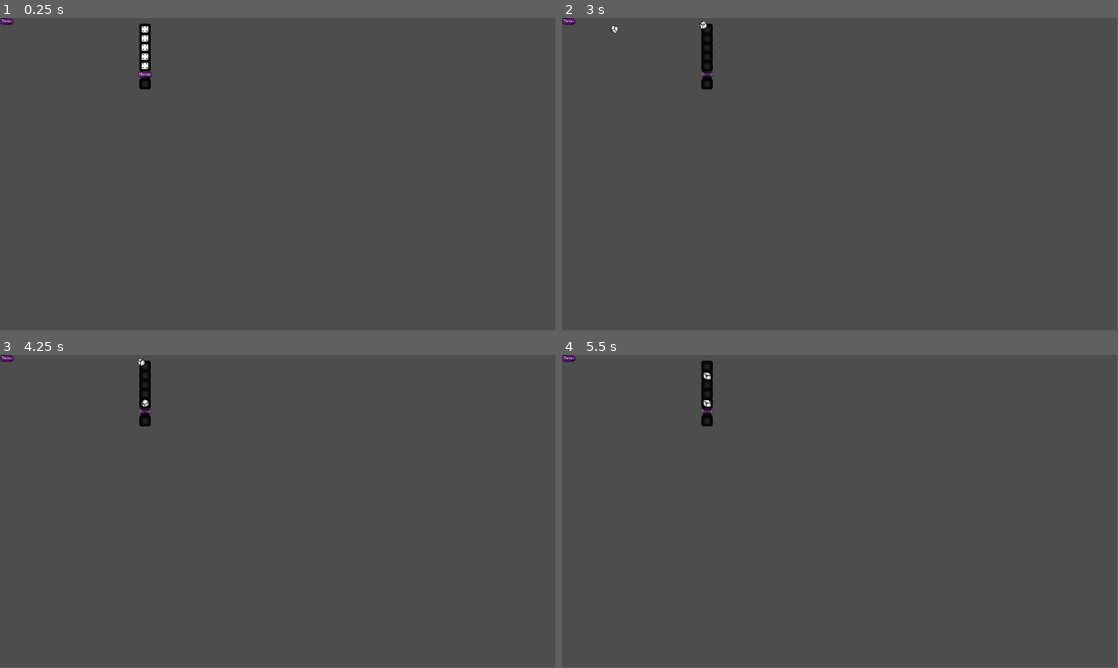
Above: before the commit, frames 1-4 (two rows, left to right).
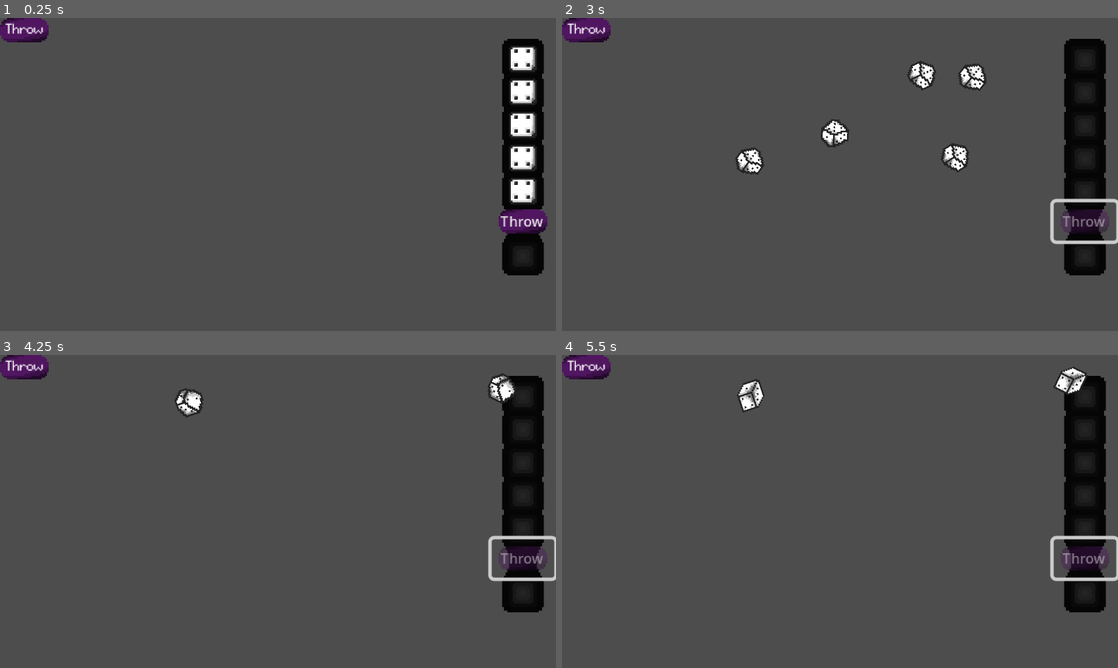
Above: after the commit, the same moments.

Repository: geoffrey66280/D-yams
Game: Godot game, scene res://scenes/throwing_dices.tscn
Same seed, same stepped clock (60 frames per second), same inputs: the game is played once before the commit and once after it.
Inputs (mouse positions are in pixels of both pictures, inside the frame that each line leads up to):
- Up to frame 1 (0.25 s): no input
- Up to frame 2 (3 s): click "Throw" at 0.5 s; click "Throw" at 1.25 s; click "Throw" at 2 s; click "Throw" at 2.75 s
- Up to frame 3 (4.25 s): move the mouse to (50, 367) at 3.52 s; click (50, 367) at 3.67 s
- Up to frame 4 (5.5 s): move the mouse to (701, 361) at 4.27 s; click (701, 361) at 4.42 s; move the mouse to (895, 442) at 5.02 s; click (895, 442) at 5.17 s
In our replay, the window is 799x449 before the commit and 800x450 after it. These sizes can differ from the game's own. Grey fills any space a smaller window leaves; there, only what the larger window draws over its background counts as a difference.

The runs differ from the first frame. In frame 1, 6.7% of the frame differs, in the area x 0-99%, y 0-83%; in frame 2, 8.4%, in the area x 0-100%, y 0-83%; in frame 3, 7.3%; in frame 4, 7.3%.
Error in both runs: Invalid access to property or key 'level_information' on a base object of type 'null instance'. (res://scripts/throwing_dices.gd:26)

Commit message:
WINDOWS SIZE

Diff:
--- a/project.godot
+++ b/project.godot
@@ -17,7 +17,12 @@
 
 [display]
 
+window/size/viewport_width=320
+window/size/viewport_height=180
+window/size/window_width_override=1280
+window/size/window_height_override=720
 window/subwindows/embed_subwindows=false
+window/stretch/mode="canvas_items"
 
 [rendering]
 
Not shown: 1 places in scenes/game.tscn that only renumber resources
